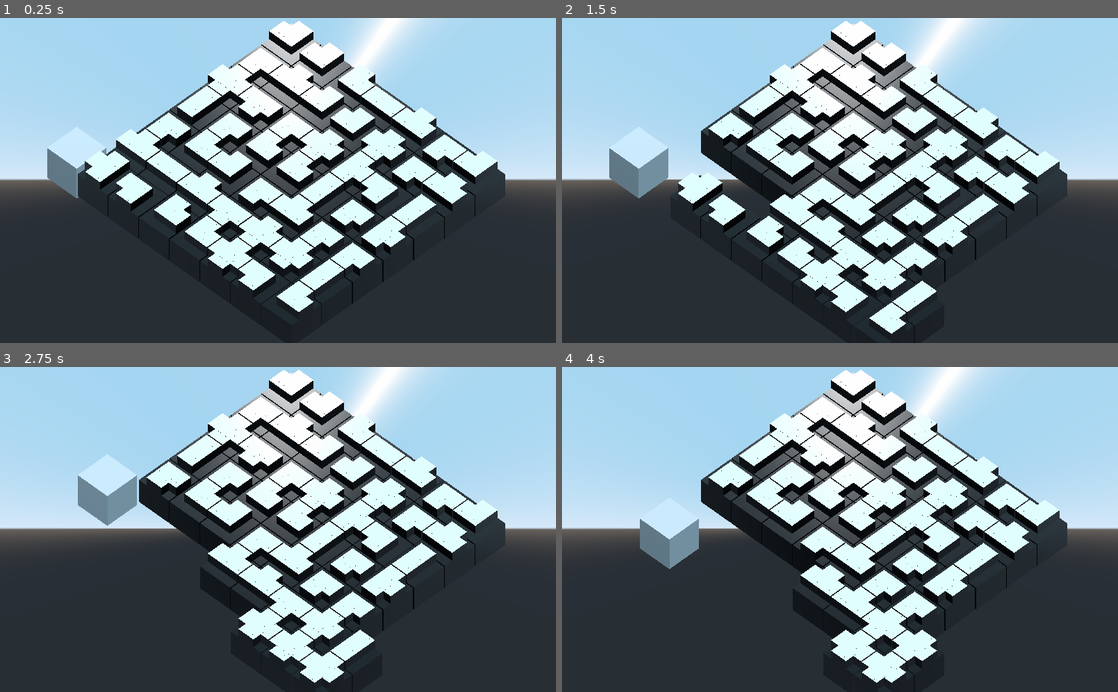
Above: before the commit, frames 1-4 (two rows, left to right).
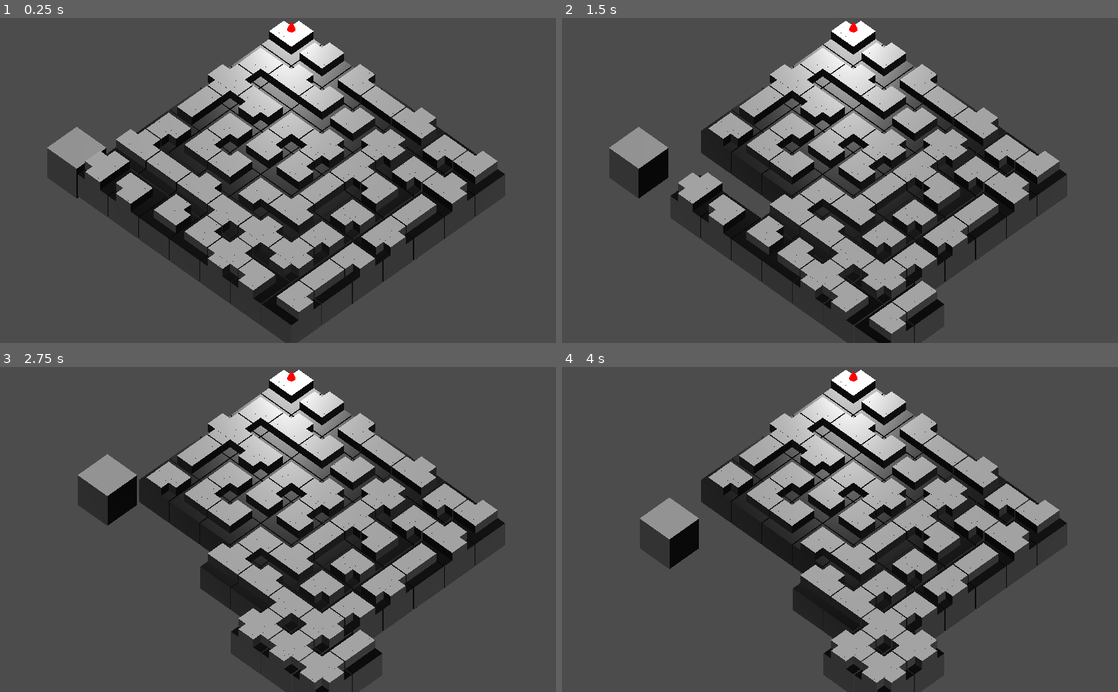
Above: after the commit, the same moments.

Repository: Maxic/magicmaze
Game: Godot game, scene res://main.tscn
Two runs of this game, one before a commit and one after it. Both use one fixed random seed, a clock stepped at 60 frames per second and the inputs below.
Inputs:
- Up to frame 1 (0.25 s): no input
- Up to frame 2 (1.5 s): tap Enter (ui_accept) at 0.5, 0.77, 1.25 s; hold Right (ui_right) 0.53-1.28 s; hold Left (ui_left) from 1.28 s (still down)
- Up to frame 3 (2.75 s): tap Enter (ui_accept) at 1.52, 2 s; release Left (ui_left) at 2.03 s; hold Right (ui_right) from 2.03 s (still down)
- Up to frame 4 (4 s): tap Enter (ui_accept) at 2.75, 3.02, 3.5, 3.77 s; release Right (ui_right) at 3.53 s; hold Left (ui_left) from 3.53 s (still down)

The runs differ from the first frame. In frame 1, 81% of the frame differs, in the area x 0-100%, y 0-100%; in frame 2, 81%; in frame 3, 82%; in frame 4, 83%.
Error after the commit: Parse Error: ':' expected at end of line. (res://scripts/hero.gd:22)

Commit message:
hero and hero logic init

Diff:
--- a/main.tscn
+++ b/main.tscn
@@ -1,9 +1,15 @@
-[gd_scene load_steps=2 format=2]
+[gd_scene load_steps=4 format=2]
 
 [ext_resource path="res://scripts/grid.gd" type="Script" id=1]
+[ext_resource path="res://scenes/hero.tscn" type="PackedScene" id=2]
+
+[sub_resource type="Environment" id=1]
 
 [node name="main" type="Spatial"]
 script = ExtResource( 1 )
+
+[node name="WorldEnvironment" type="WorldEnvironment" parent="."]
+environment = SubResource( 1 )
 
 [node name="Camera" type="Camera" parent="."]
 transform = Transform( 0.707107, -0.5, 0.5, 0, 0.707107, 0.707107, -0.707107, -0.5, 0.5, 13.4197, 10.4736, 14.2925 )
@@ -12,3 +18,6 @@
 
 [node name="DirectionalLight" type="DirectionalLight" parent="."]
 transform = Transform( -0.767109, 0, -0.641517, -0.30703, 0.878033, 0.367138, 0.563273, 0.4786, -0.673547, -0.0756321, 3.41526, 0 )
+
+[node name="hero" parent="." instance=ExtResource( 2 )]
+transform = Transform( 1, 0, 0, 0, 1, 0, 0, 0, 1, 0, 1, 0 )
--- a/project.godot
+++ b/project.godot
@@ -10,11 +10,17 @@
 
 _global_script_classes=[ {
 "base": "Spatial",
+"class": "Hero",
+"language": "GDScript",
+"path": "res://scripts/hero.gd"
+}, {
+"base": "Spatial",
 "class": "Tile",
 "language": "GDScript",
 "path": "res://scripts/tile.gd"
 } ]
 _global_script_class_icons={
+"Hero": "",
 "Tile": ""
 }
 
--- /dev/null
+++ b/scenes/hero.tscn
@@ -0,0 +1,20 @@
+[gd_scene load_steps=4 format=2]
+
+[ext_resource path="res://scripts/hero.gd" type="Script" id=1]
+
+[sub_resource type="SpatialMaterial" id=1]
+flags_unshaded = true
+albedo_color = Color( 1, 0, 0, 1 )
+
+[sub_resource type="CylinderMesh" id=2]
+material = SubResource( 1 )
+top_radius = 0.001
+bottom_radius = 0.2
+height = 0.5
+
+[node name="hero" type="Spatial"]
+script = ExtResource( 1 )
+
+[node name="MeshInstance" type="MeshInstance" parent="."]
+mesh = SubResource( 2 )
+material/0 = null
--- /dev/null
+++ b/scripts/hero.gd
@@ -0,0 +1,24 @@
+extends Spatial
+class_name Hero
+
+var x
+var y
+var type
+
+
+func _ready():
+	move_to_pos(1,1)
+	set_goal(7,7)
+
+
+func move_to_pos(x_pos, y_pos):
+	translation = Vector3(x_pos*2, translation.y, y_pos*2)
+	self.x = x_pos
+	self.y = y_pos
+
+func set_goal(x_pos, y_pos):
+	var goal_x = x_pos
+
+func set_intention()
+
+	var goal_y = y_pos
--- /dev/null
+++ b/scripts/hero_logic.gd
@@ -0,0 +1,102 @@
+extends Node
+
+var start : Vector2
+var goal : Vector2
+
+var is_finished : bool = false
+
+func _ready():
+	initialize()
+	a_star()
+	pass
+
+func initialize(): #gets the start and the end
+	start = Vector2(1,1)
+	goal =  Vector2(7,7)
+
+func a_star(): #algorithm
+	var frontier : Dictionary = {}
+	frontier[start] = 0
+	var came_from : Dictionary = {}
+	var cost_so_far : Dictionary = {}
+	came_from[start] = null
+	cost_so_far[start] = 0
+
+	while !frontier.empty():
+		yield(get_tree(), "idle_frame") #idle frame for safety
+		var current = priority_list(frontier)
+		frontier.erase(current)
+
+		if current == goal: #if at goal calculate path and bail-out
+			print("we reached the goal")
+			current = goal
+			var path = []
+			while current != start:
+				path.append(current)
+				#set_cellv(current, 3)
+				current = came_from[current]
+			path.append(start)
+			path.invert()
+			is_finished = true
+
+			break
+
+		for next in get_neighbors(current): #loops through neighbors and calculates the cost
+			var new_cost = cost_so_far[current] + get_cost(current, next)
+			if !next in cost_so_far or new_cost < cost_so_far[next]:
+				cost_so_far[next] = new_cost
+				var priority = new_cost + heurist(goal, next)
+				frontier[next] = priority
+				came_from[next] = current
+				yield(get_tree().create_timer(0.05), "timeout")
+				set_cellv(current, 2) #animate the search
+
+func get_neighbors(pos : Vector2): #helper function to get the neighbors
+	var neighbors : Array = []
+	for x in range(-1, 2):
+		for y in range(-1, 2):
+			if x == 0 and y == 0:
+				continue
+			if get_cellv(pos + Vector2(x, y)) != -1:
+				neighbors.append(pos + Vector2(x, y))
+	return neighbors
+
+func heurist(a, b): # Manhattan distance
+	return abs(a.x - b.x) + abs(a.y - b.y)
+
+func get_cost(from, to): #helper function, gets cost, vertical movement, diagonal movement
+	var cost
+	var weight = 1
+	var distance : Vector2
+
+	distance = from - to
+	distance = distance.abs()
+	if distance == Vector2(1, 1): #diagonal
+		cost = 14 * get_cell_cost(to)
+		return cost
+	else:
+		cost = 10 * get_cell_cost(to) #vertical, horizontal
+		return cost
+
+func get_cell_cost(pos): #helper function gets cost from the cell
+	match get_cellv(pos):
+		0:
+			return 10
+		1:
+			return 1
+		2:
+			return 2
+		3:
+			return 3
+		_:
+			return 0
+
+func priority_list(dic : Dictionary): #list wich returns the key with the lowest priority
+	var priority : Vector2 = Vector2(-1, -1)
+	for key in dic:
+		if priority == Vector2(-1, -1):
+			priority = key
+			continue
+		if dic[priority] > dic[key]:
+			priority = key
+	return priority
Not shown, added: .DS_Store
